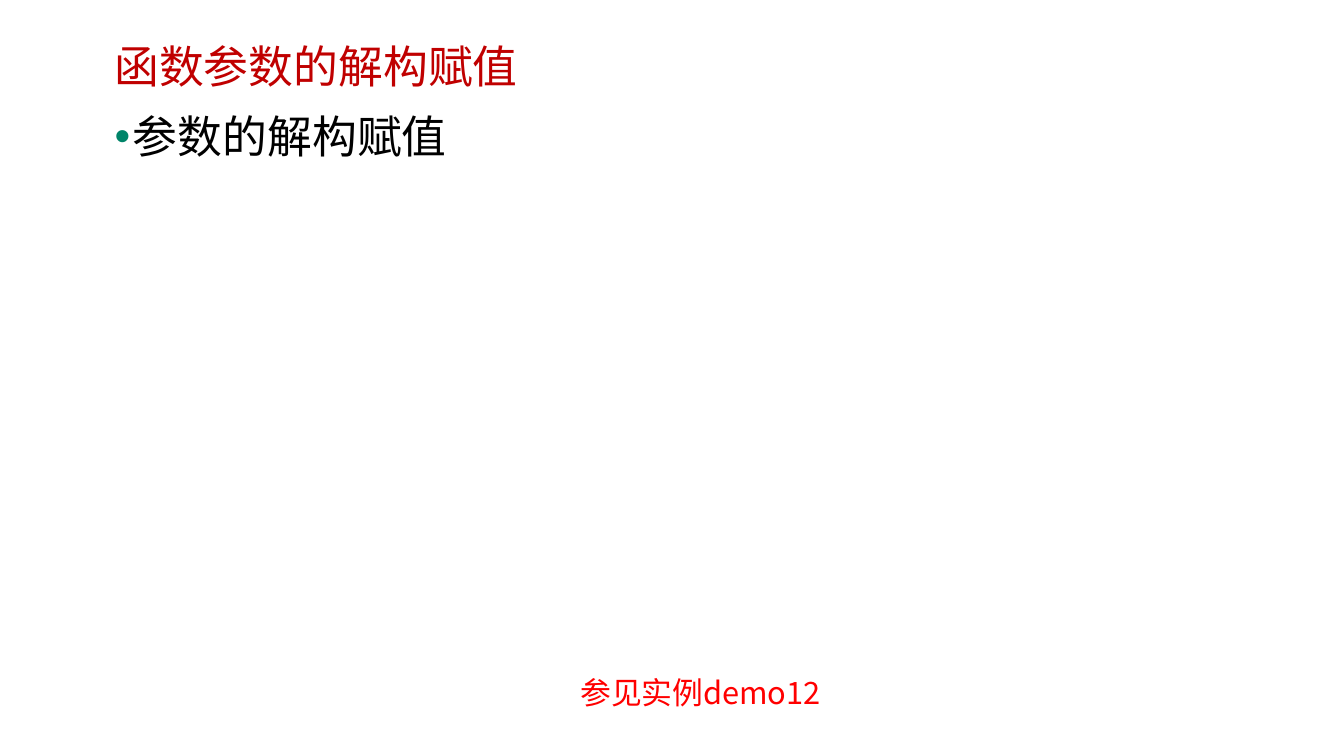
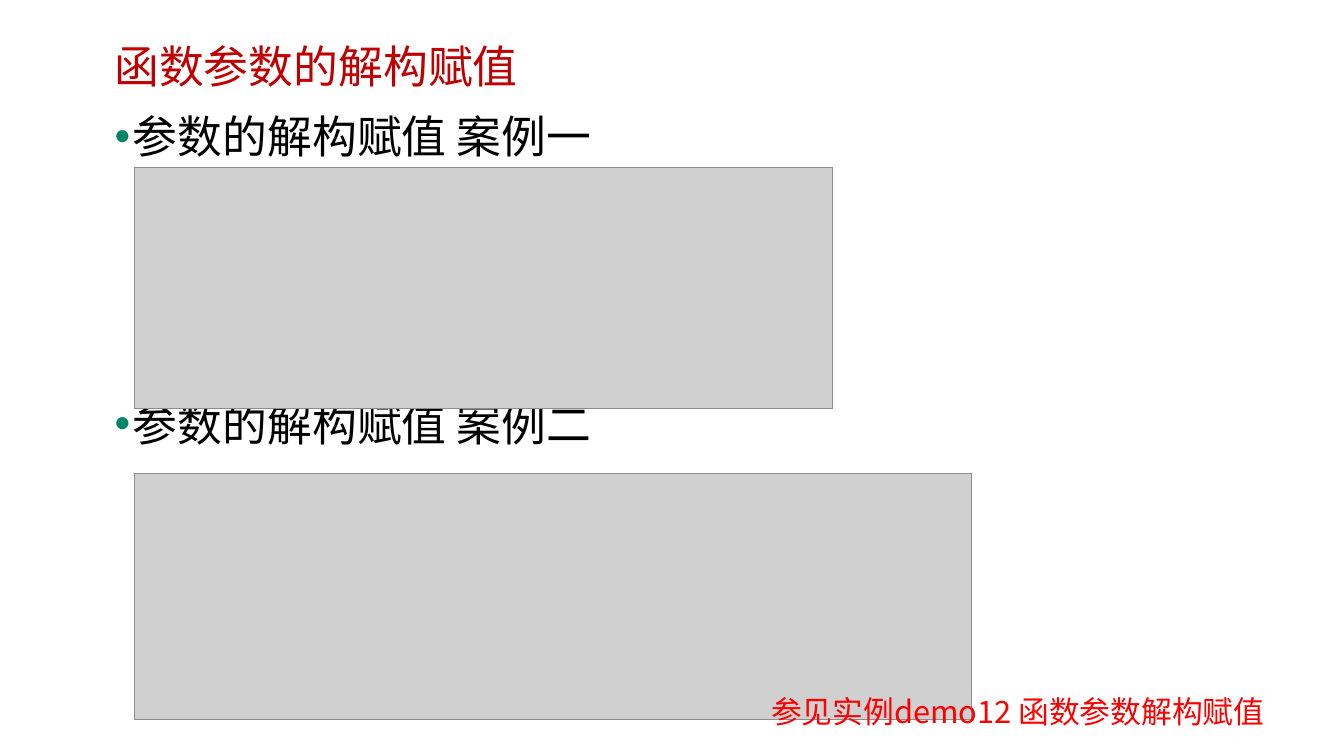
Before and after one commit to edu2act/course-javascript-advanced, a slide deck: slide 25 of 课程PPT/13.ECMAScript 6 一.pptx (slide 24 before the commit). Drawn at 1344x756 pixels with LibreOffice and Linux fonts; fonts in the diff are those of the drawing; grey boxes stand for pictures; background and template pictures are left out. Boxes give left, top, right and bottom in pixels: in the first picture for what was removed or moved away, otherwise in the second. Text is boxed around its words. In the diff, an @@ line names an element or a change of style, - is before the commit and + after.

```diff
--- a/课程PPT/13.ECMAScript 6 一.pptx
+++ b/课程PPT/13.ECMAScript 6 一.pptx
@@ text at <box>133,115,591,452</box>: text changed @@
-• 参数的解构赋值
+• 参数的解构赋值 案例一
+• 参数的解构赋值 案例二
@@ picture added at <box>135,168,833,409</box> @@
@@ picture added at <box>135,474,972,719</box> @@
@@ text at <box>771,692,1264,732</box>: text changed @@
-参见实例demo12
+参见实例demo12 函数参数解构赋值
```
Also in this commit, not shown: 8 other slides changed, 2 slides added, 11 other files.
